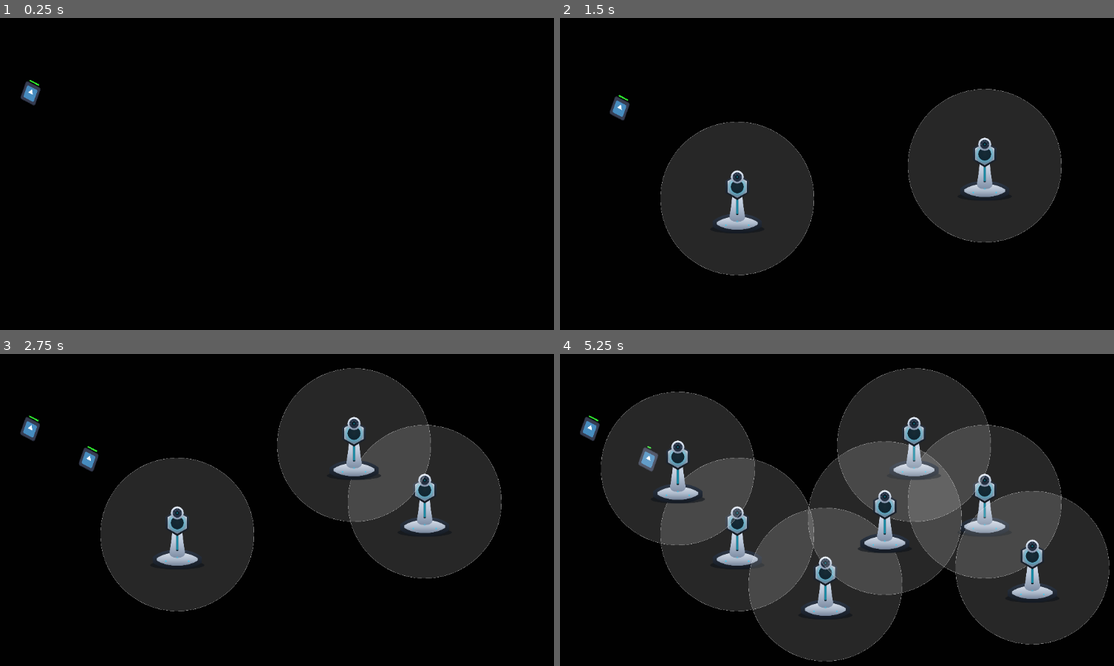
Above: before the commit, frames 1-4 (two rows, left to right).
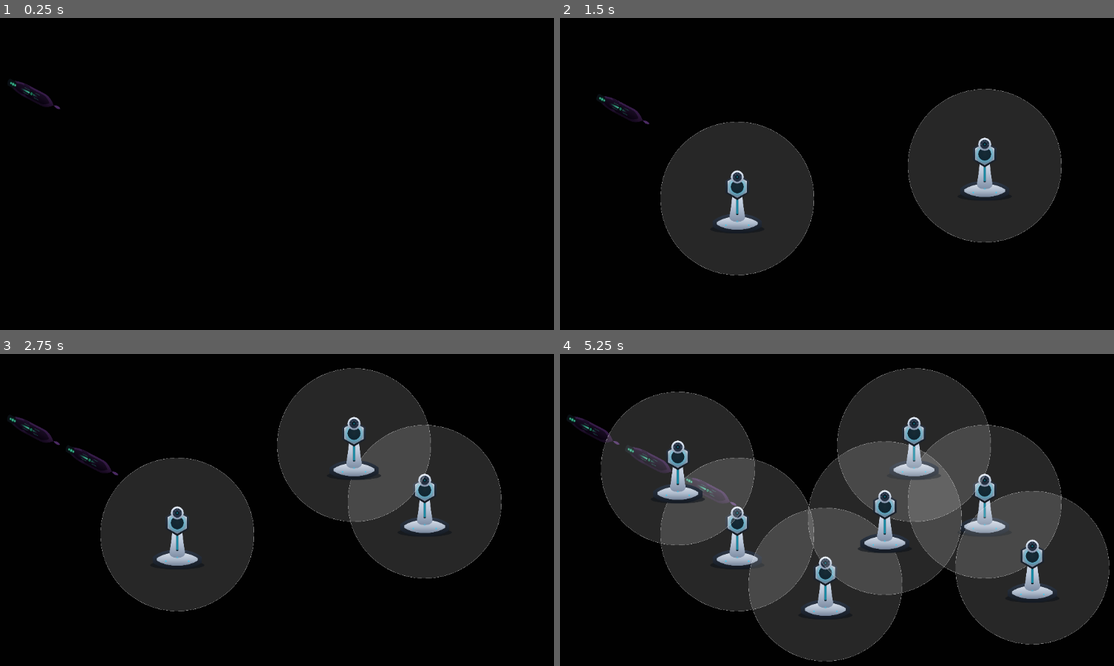
Above: after the commit, the same moments.

Repository: theteng/tower-defence-game
Game: Godot game, scene res://game.tscn
The game is run twice, just before and just after one commit, with the same random seed, the same clock (stepped at 60 frames per second) and the same inputs. The engine's default icon, where the game draws it, is replaced by a stand-in: a white triangle on a blue panel in a dark square.
Inputs (mouse positions are in pixels of both pictures, inside the frame that each line leads up to):
- Up to frame 1 (0.25 s): no input
- Up to frame 2 (1.5 s): move the mouse to (986, 164) at 0.52 s; click (986, 164) at 0.67 s; move the mouse to (737, 198) at 1.27 s; click (737, 198) at 1.42 s
- Up to frame 3 (2.75 s): move the mouse to (354, 444) at 2.02 s; click (354, 444) at 2.17 s
- Up to frame 4 (5.25 s): move the mouse to (825, 584) at 2.77 s; click (825, 584) at 2.92 s; move the mouse to (1030, 569) at 3.52 s; click (1030, 569) at 3.67 s; move the mouse to (676, 469) at 4.27 s; click (676, 469) at 4.42 s; move the mouse to (886, 519) at 5.02 s; click (886, 519) at 5.17 s

The runs differ from the first frame. In frame 1, 0.3% of the frame differs, in the area x 1-11%, y 19-30%; in frame 2, 0.3%; in frame 3, 0.6%; in frame 4, 0.7%, in the area x 1-32%, y 19-49%.
Error after the commit: Invalid assignment of property or key 'max_hp' with value of type 'int' on a base object of type 'Node2D'. (res://enemy.gd:11)

Commit message:
feat: enemy update, removed placeholder asset

Diff:
--- a/enemy.gd
+++ b/enemy.gd
@@ -3,37 +3,16 @@
 @export var max_hp := 5
 var hp := 0
 
-# Health bar settings
-@export var bar_width := 40.0
-@export var bar_height := 16.0
-@export var bar_offset := Vector2(-20, -30) # left/up from enemy origin
+@onready var health_bar := $HealthBar
 
 func _ready() -> void:
 	hp = max_hp
 	add_to_group("enemies")
-	queue_redraw()
+	health_bar.max_hp = max_hp
+	health_bar.set_hp(hp)
 
 func take_damage(amount: int) -> void:
 	hp -= amount
-	queue_redraw()
+	health_bar.set_hp(hp)
 	if hp <= 0:
 		queue_free()
-
-func _draw() -> void:
-	# Big obvious marker so we know drawing works at all
-	draw_circle(Vector2.ZERO, 25.0, Color(1, 0, 0, 0.8))
-
-	# Health bar (very large and above)
-	var w := 80.0
-	var h := 10.0
-	var offset := Vector2(-w * 0.5, -80.0)
-
-	var bg := Rect2(offset, Vector2(w, h))
-	draw_rect(bg, Color(0, 0, 0, 0.8))
-
-	var ratio := 0.0
-	if max_hp > 0:
-		ratio = clamp(float(hp) / float(max_hp), 0.0, 1.0)
-
-	var fg := Rect2(offset, Vector2(w * ratio, h))
-	draw_rect(fg, Color(0.2, 1.0, 0.2, 0.9))
--- /dev/null
+++ b/enemy.svg
@@ -0,0 +1,89 @@
+<svg xmlns="http://www.w3.org/2000/svg" viewBox="0 0 512 256" role="img" aria-label="Alien enemy ship top-down facing right">
+	<defs>
+		<linearGradient id="alienHull" x1="0" y1="0" x2="0" y2="1">
+			<stop offset="0" stop-color="#3A1E4D"></stop>
+			<stop offset="0.55" stop-color="#24112F"></stop>
+			<stop offset="1" stop-color="#12081A"></stop>
+		</linearGradient>
+
+		<linearGradient id="alienDark" x1="0" y1="0" x2="0" y2="1">
+			<stop offset="0" stop-color="#1A0D24"></stop>
+			<stop offset="1" stop-color="#09040F"></stop>
+		</linearGradient>
+
+		<radialGradient id="bioGlow" cx="50%" cy="50%" r="60%">
+			<stop offset="0" stop-color="#7CFFD6" stop-opacity="0.9"></stop>
+			<stop offset="0.45" stop-color="#35E6A8" stop-opacity="0.6"></stop>
+			<stop offset="1" stop-color="#0B2B22" stop-opacity="0"></stop>
+		</radialGradient>
+
+		<filter id="softGlow" x="-50%" y="-50%" width="200%" height="200%">
+			<feGaussianBlur stdDeviation="3"></feGaussianBlur>
+		</filter>
+
+		<filter id="shadow" x="-40%" y="-40%" width="180%" height="180%">
+			<feDropShadow dx="0" dy="6" stdDeviation="8" flood-color="#000" flood-opacity="0.35"></feDropShadow>
+		</filter>
+	</defs>
+
+	<!-- Alien ship -->
+	<g filter="url(#shadow)">
+		<!-- Main hull -->
+		<path d="M64 128
+		         C96 102, 152 86, 224 86
+		         L360 86
+		         C404 86, 438 112, 456 128
+		         C438 144, 404 170, 360 170
+		         L224 170
+		         C152 170, 96 154, 64 128 Z" fill="url(#alienHull)"></path>
+
+		<!-- Inner body -->
+		<path d="M92 128
+		         C118 110, 162 98, 224 98
+		         L352 98
+		         C382 98, 406 116, 418 128
+		         C406 140, 382 158, 352 158
+		         L224 158
+		         C162 158, 118 146, 92 128 Z" fill="url(#alienDark)" opacity="0.95"></path>
+
+		<!-- Organic nose -->
+		<path d="M456 128
+		         C480 114, 506 120, 512 128
+		         C506 136, 480 142, 456 128 Z" fill="#4B2A63"></path>
+
+		<!-- Bio spine -->
+		<rect x="168" y="114" width="152" height="28" rx="14" fill="#140A1D"></rect>
+		<rect x="176" y="120" width="136" height="16" rx="8" fill="url(#bioGlow)" filter="url(#softGlow)" opacity="0.9"></rect>
+
+		<!-- Central eye / sensor -->
+		<circle cx="264" cy="128" r="16" fill="#05080B"></circle>
+		<circle cx="264" cy="128" r="10" fill="#35E6A8" opacity="0.45" filter="url(#softGlow)"></circle>
+
+		<!-- Organic fins -->
+		<path d="M176 94
+		         C200 86, 224 86, 244 94
+		         L216 104 Z" fill="#1E0F2A"></path>
+		<path d="M176 162
+		         C200 170, 224 170, 244 162
+		         L216 152 Z" fill="#1E0F2A"></path>
+
+		<!-- Engine sac -->
+		<path d="M72 104
+		         C56 110, 56 146, 72 152
+		         L120 152
+		         C132 146, 132 110, 120 104 Z" fill="#0A0F14"></path>
+
+		<!-- Bioluminescent engines -->
+		<circle cx="88" cy="128" r="10" fill="url(#bioGlow)" filter="url(#softGlow)"></circle>
+		<circle cx="106" cy="128" r="13" fill="url(#bioGlow)" filter="url(#softGlow)"></circle>
+		<circle cx="124" cy="128" r="10" fill="url(#bioGlow)" filter="url(#softGlow)"></circle>
+
+		<!-- Vein lines -->
+		<g stroke="#35E6A8" stroke-width="3" stroke-linecap="round" opacity="0.35">
+			<path d="M200 112 H240"></path>
+			<path d="M200 144 H240"></path>
+			<path d="M292 112 H328"></path>
+			<path d="M292 144 H328"></path>
+		</g>
+	</g>
+</svg>
--- a/enemy.tscn
+++ b/enemy.tscn
@@ -1,15 +1,21 @@
-[gd_scene load_steps=4 format=3 uid="uid://bpq2pr4a0pw27"]
+[gd_scene load_steps=5 format=3 uid="uid://bpq2pr4a0pw27"]
 
 [ext_resource type="Script" uid="uid://b3jcmxc2c5j3f" path="res://enemy.gd" id="1_4gyqm"]
-[ext_resource type="Texture2D" uid="uid://n5wurppyeq5" path="res://icon.svg" id="1_7k104"]
+[ext_resource type="Texture2D" uid="uid://svmwy147np8p" path="res://enemy.svg" id="2_qi2p4"]
+[ext_resource type="Script" uid="uid://cii2a3yxoa3tm" path="res://health_bar.gd" id="3_qi2p4"]
 
 [sub_resource type="RectangleShape2D" id="RectangleShape2D_7xaro"]
 
 [node name="Enemy" type="CharacterBody2D"]
 script = ExtResource("1_4gyqm")
 
-[node name="Sprite2D" type="Sprite2D" parent="."]
-texture = ExtResource("1_7k104")
+[node name="Visuals" type="Node2D" parent="."]
+
+[node name="Sprite2D" type="Sprite2D" parent="Visuals"]
+texture = ExtResource("2_qi2p4")
 
 [node name="CollisionShape2D" type="CollisionShape2D" parent="."]
 shape = SubResource("RectangleShape2D_7xaro")
+
+[node name="HealthBar" type="Node2D" parent="."]
+script = ExtResource("3_qi2p4")
Not shown, added: enemy.svg.import
